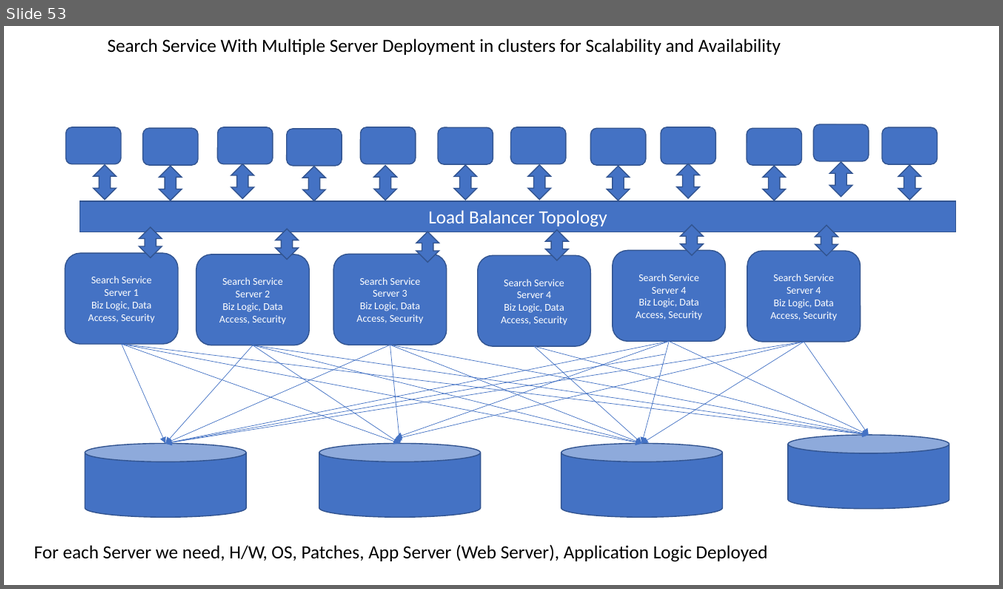
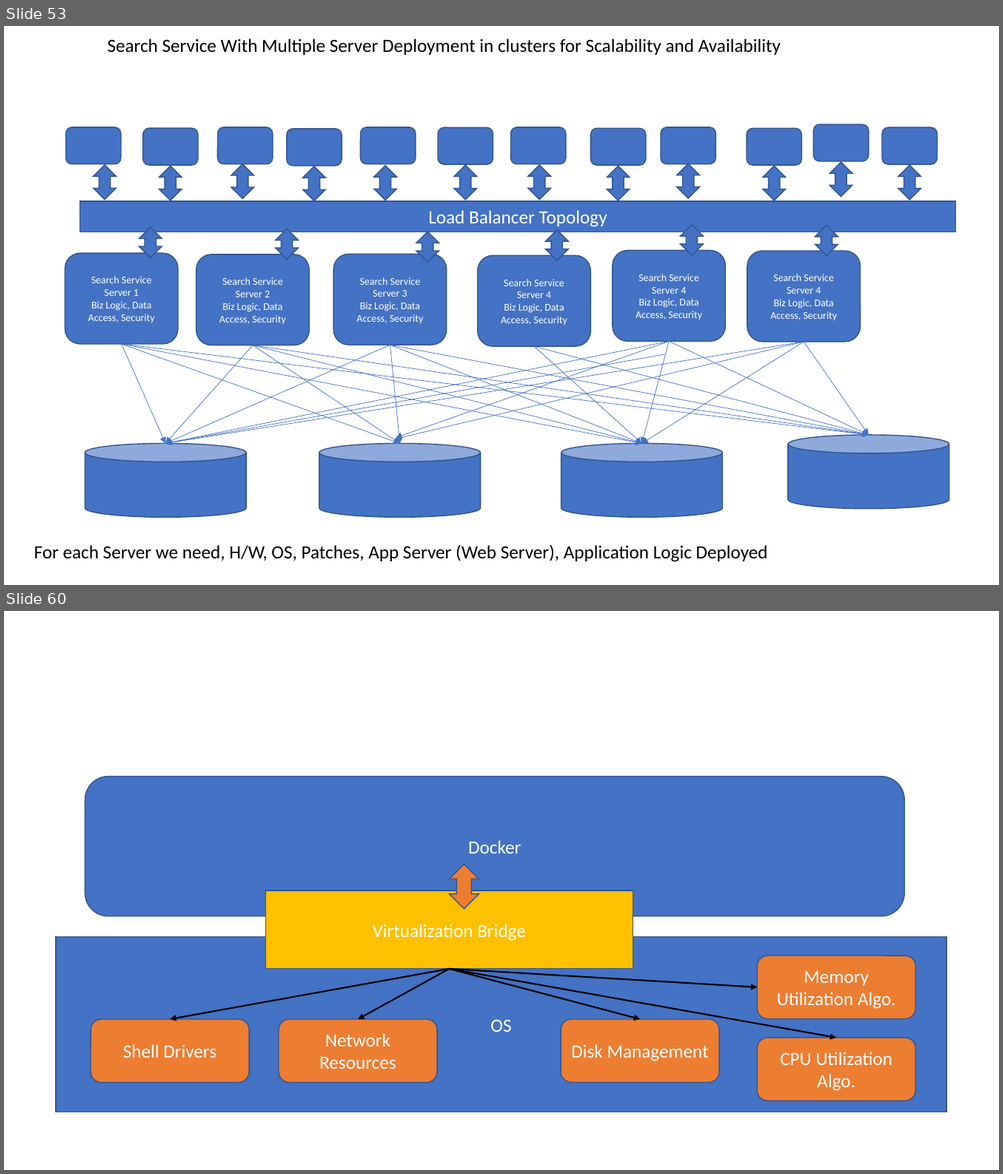
Before and after one commit to maheshsabnis/blazemarch2021, a slide deck: SpotPPTs.pptx. Shown one above the other, each under a label of ours: slide 53 before the commit, slides 53 and 60 after it; the slides between them are not shown. The pictures are 1003x589 and 1003x1174 pixels, drawn with LibreOffice and Linux fonts; fonts in the diff are those of the drawing. Boxes give left, top, right and bottom in pixels: in the first picture for what was removed or moved away, otherwise in the second. Text is boxed around its words. In the diff, an @@ line names an element or a change of style, - is before the commit and + after.

```diff
--- a/SpotPPTs.pptx
+++ b/SpotPPTs.pptx
@@ slide 60 added at (4,611,999,1170), background #FFFFFF @@
@@ rounded rectangle added at (85,777,905,917), fill #4472C4, outline #325491 1 pt, 18 pt, text #FFFFFF @@
+Docker
@@ up down arrow added at (449,865,479,909), fill #ED7D31, outline #325491 1 pt @@
@@ rectangle added at (265,891,632,969), fill #FFC000, outline #325491 1 pt, 18 pt, text #FFFFFF @@
+Virtualization Bridge
@@ rectangle added at (57,937,946,1113), fill #4472C4, outline #325491 1 pt, 18 pt, text #FFFFFF @@
+OS
@@ rounded rectangle added at (757,956,915,1019), fill #ED7D31, outline #325491 1 pt, 18 pt, text #FFFFFF @@
+Memory Utilization Algo.
@@ arrow added from (449, 969) to (170, 1020), #000000 1.5 pt @@
@@ arrow added from (449, 969) to (358, 1020), #000000 1.5 pt @@
@@ arrow added from (449, 969) to (640, 1020), #000000 1.5 pt @@
@@ arrow added from (449, 969) to (836, 1038), #000000 1.5 pt @@
@@ arrow added from (449, 969) to (757, 988), #000000 1.5 pt @@
@@ rounded rectangle added at (91,1020,249,1083), fill #ED7D31, outline #325491 1 pt, 18 pt, text #FFFFFF @@
+Shell Drivers
@@ rounded rectangle added at (279,1020,437,1083), fill #ED7D31, outline #325491 1 pt, 18 pt, text #FFFFFF @@
+Network Resources
@@ rounded rectangle added at (560,1020,719,1083), fill #ED7D31, outline #325491 1 pt, 18 pt, text #FFFFFF @@
+Disk Management
@@ rounded rectangle added at (757,1038,915,1101), fill #ED7D31, outline #325491 1 pt, 18 pt, text #FFFFFF @@
+CPU Utilization Algo.
```
Also in this commit, not shown: 1 slide changed, 7 other slides added, 30 other files.
